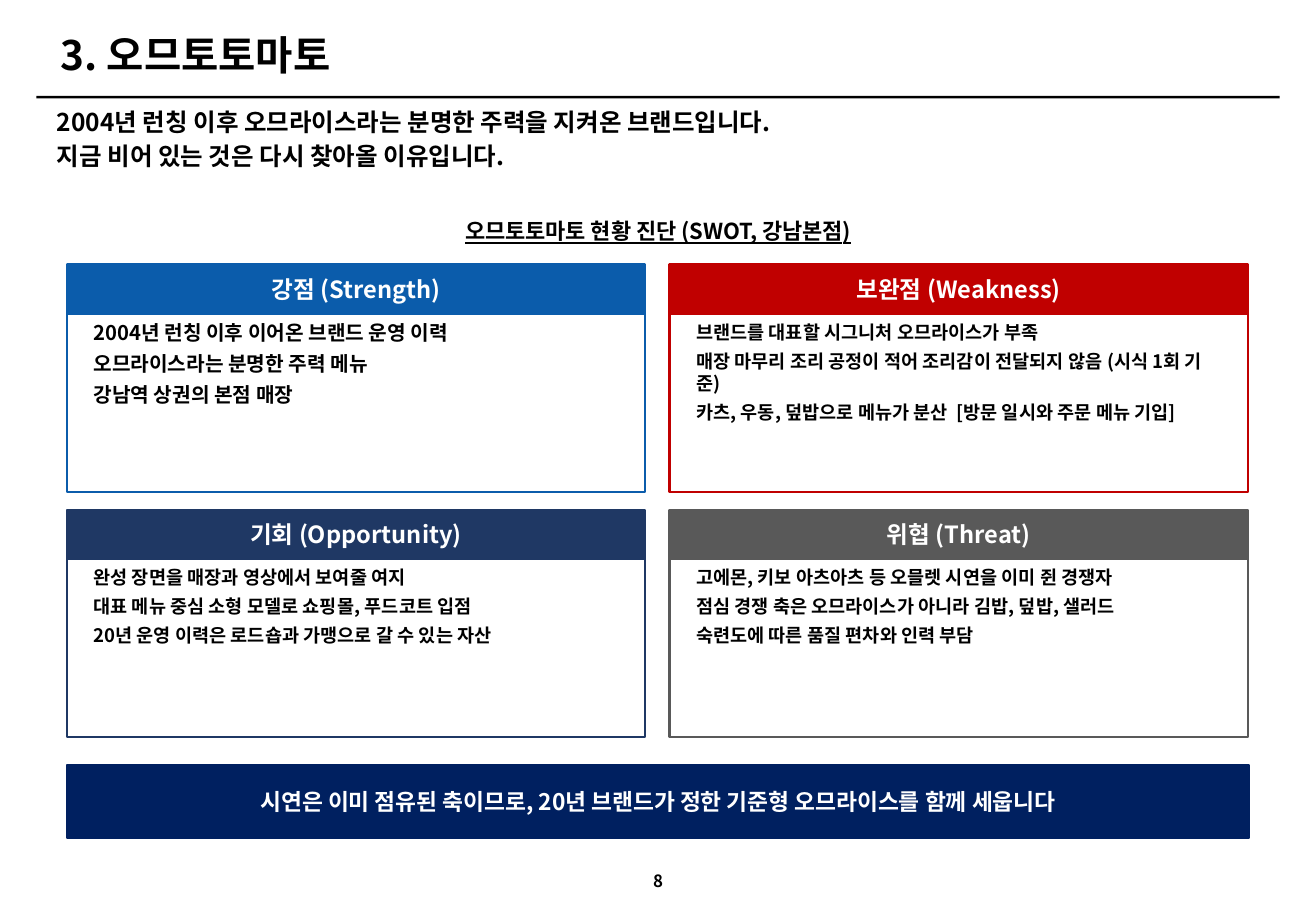
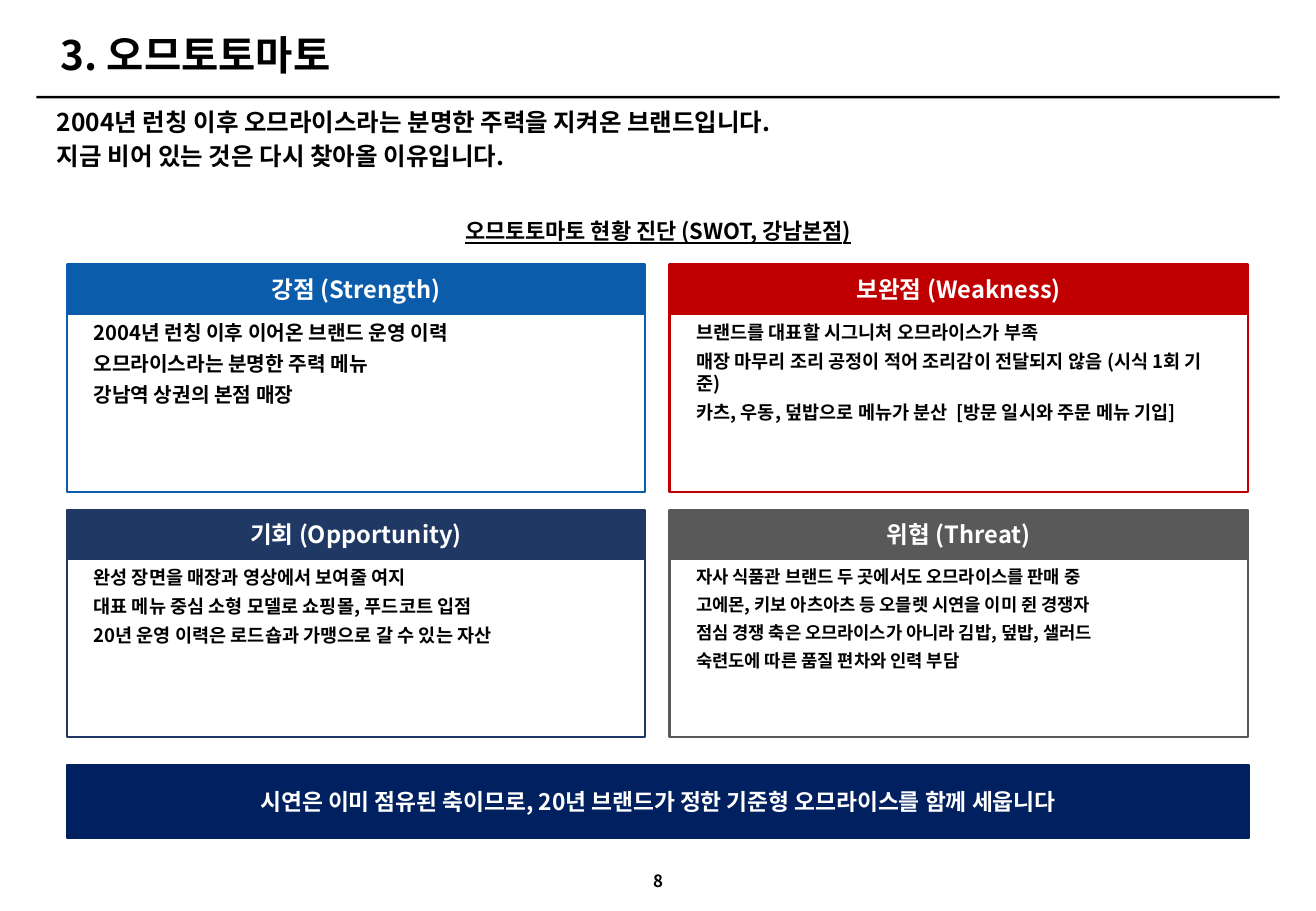
Before and after one commit to grandnim-wq/Claude, a slide deck: slide 8 of 아모제_3개브랜드_개선전략_v3.pptx. Drawn at 1316x911 pixels with LibreOffice and Linux fonts; fonts in the diff are those of the drawing. Boxes give left, top, right and bottom in pixels: in the first picture for what was removed or moved away, otherwise in the second. Text is boxed around its words. In the diff, an @@ line names an element or a change of style, - is before the commit and + after.

```diff
--- a/아모제_3개브랜드_개선전략_v3.pptx
+++ b/아모제_3개브랜드_개선전략_v3.pptx
@@ text at [696,568,1080,585]: paragraph added @@
+자사 식품관 브랜드 두 곳에서도 오므라이스를 판매 중
@@ text at [696,596,1093,669]: size 11 to 10.5 pt in "고에몬, 키보 아츠아츠 등 오믈렛 시연을 이미 ...", "점심 경쟁 축은 오므라이스가 아니라 김밥, 덮밥, ...", "숙련도에 따른 품질 편차와 인력 부담" @@
```
Also in this commit, not shown: 4 other slides changed, 1 slide added, 5 other files.
